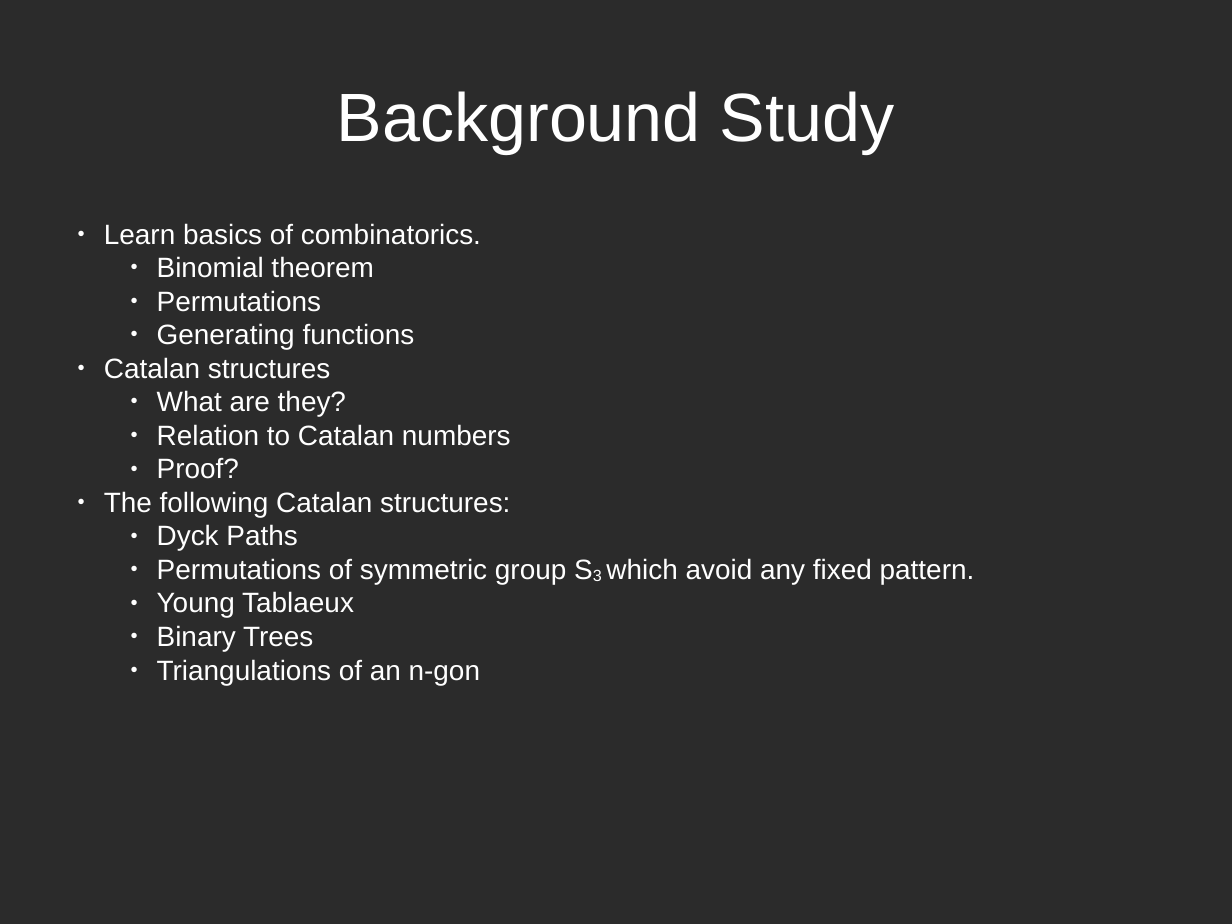
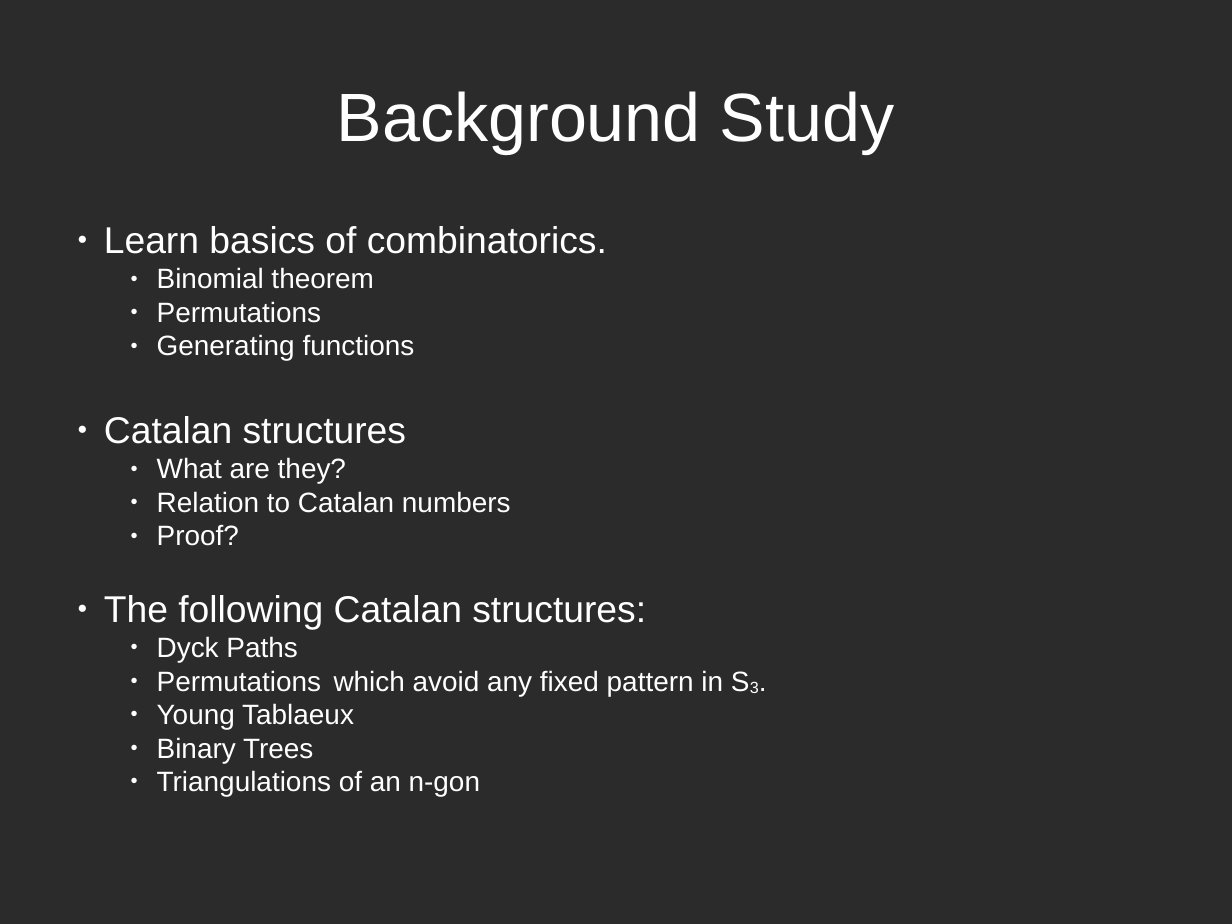
Before and after one commit to patons02/catalan-structures, a slide deck: slide 3 of posterPresentation/posterPresentation.odp. Drawn at 1232x924 pixels with LibreOffice and Linux fonts; fonts in the diff are those of the drawing; background and template pictures are left out; a plain dark background stands for a picture behind light text. Boxes give left, top, right and bottom in pixels: in the first picture for what was removed or moved away, otherwise in the second. Text is boxed around its words. In the diff, an @@ line names an element or a change of style, - is before the commit and + after.

```diff
--- a/posterPresentation/posterPresentation.odp
+++ b/posterPresentation/posterPresentation.odp
@@ text at [104,226,646,630]: size 18 to 24 pt in "Learn basics of combinatorics.", "Catalan structures", "The following Catalan structures:" @@
@@ text at [157,670,723,696]: text changed @@
-    ● Permutations of symmetric group S3 which avoid any fixed pattern.
+    ● Permutations which avoid any fixed pattern in S3.
```
Also in this commit, not shown: 9 other slides changed, 1 slide added, 1 other file.
